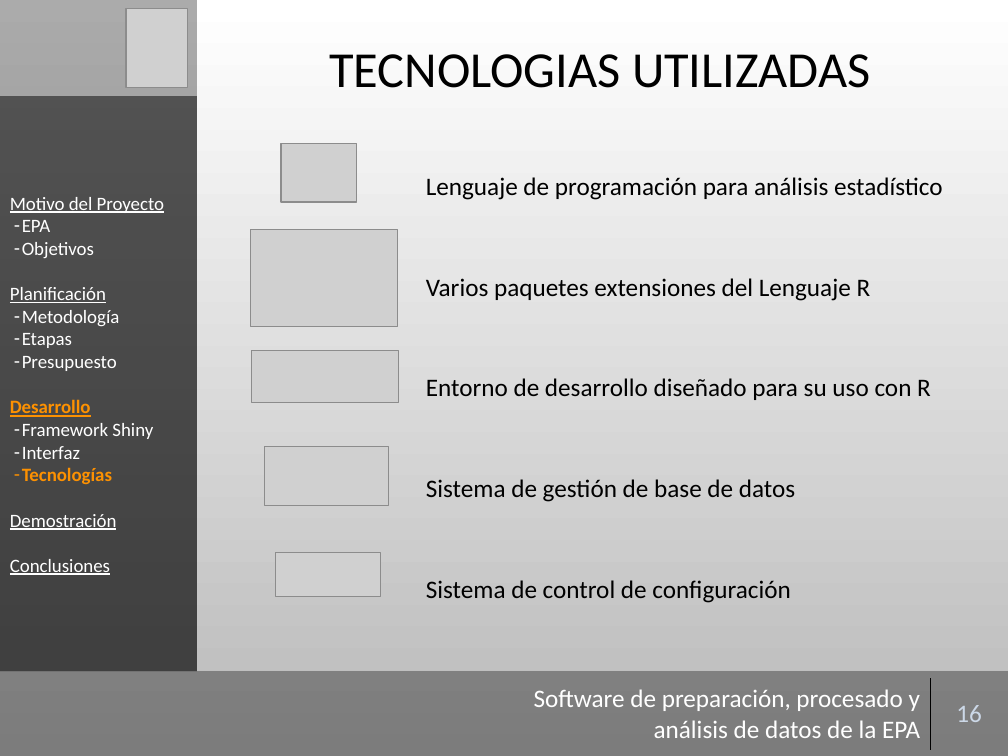
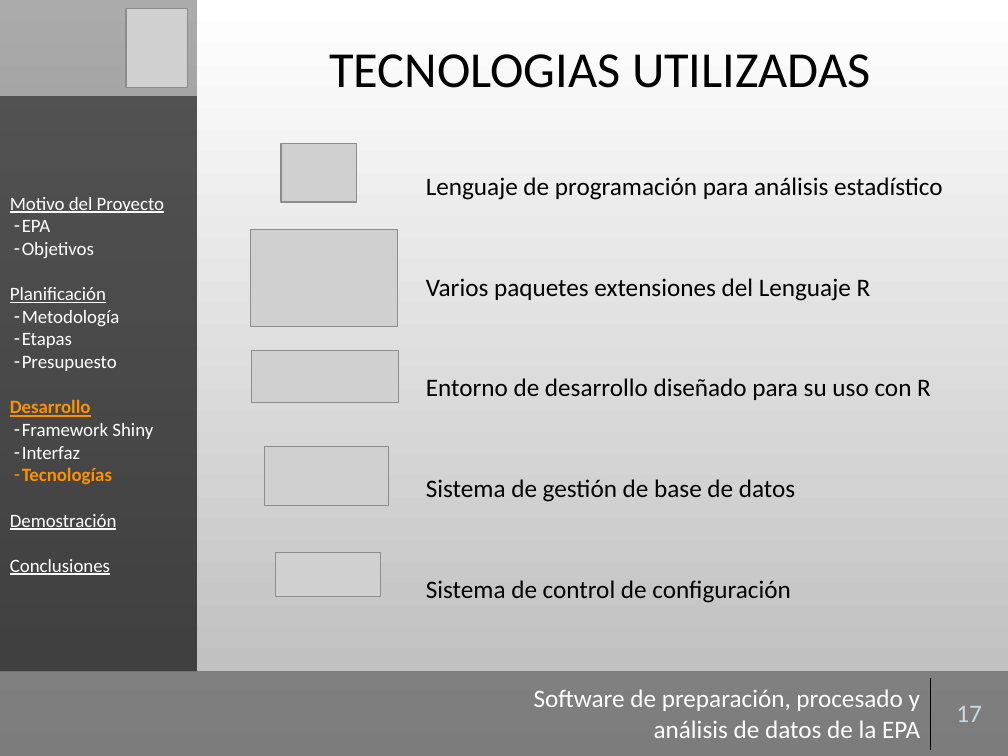
Before and after one commit to Gaulent/epa_explorer, a slide deck: slide 17 of mem/presentacion.pptx (slide 16 before the commit). Drawn at 1008x756 pixels with LibreOffice and Linux fonts; fonts in the diff are those of the drawing; grey boxes stand for pictures; background and template pictures are left out. Boxes give left, top, right and bottom in pixels: in the first picture for what was removed or moved away, otherwise in the second. Text is boxed around its words. In the diff, an @@ line names an element or a change of style, - is before the commit and + after.

```diff
--- a/mem/presentacion.pptx
+++ b/mem/presentacion.pptx
@@ table at (519, 678, 1008, 749) @@
-row 1, column 2: 16
+row 1, column 2: 17
```
Also in this commit, not shown: 16 other slides changed, 1 slide added.
